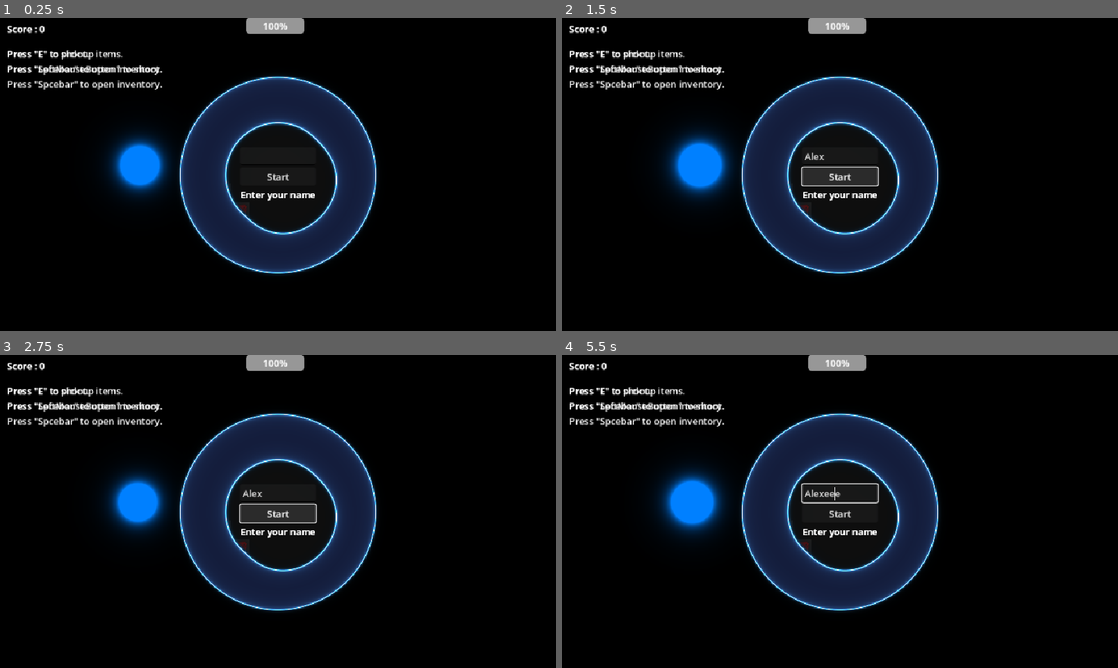
Above: before the commit, frames 1-4 (two rows, left to right).
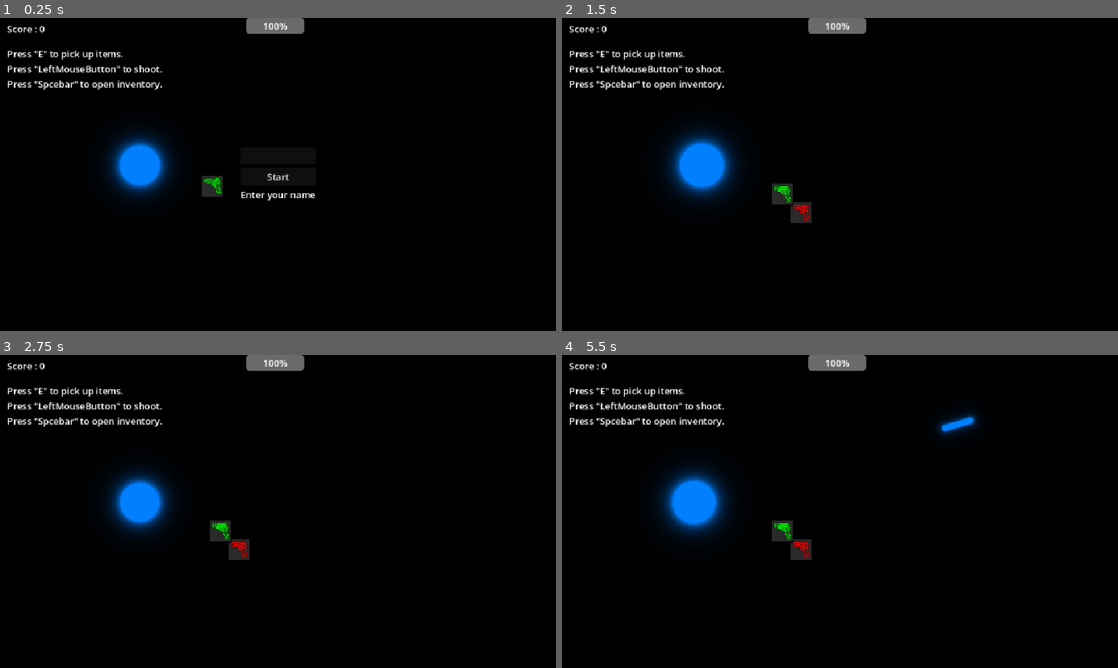
Above: after the commit, the same moments.

Repository: loco-choco/quantux-ui-experiment
Game: Godot game, scene res://scenes/main.tscn
Two runs of this game, one before a commit and one after it. Both use one fixed random seed, a clock stepped at 60 frames per second and the inputs below. The engine's default icon, where the game draws it, is replaced by a stand-in: a white triangle on a blue panel in a dark square.
Inputs (mouse positions are in pixels of both pictures, inside the frame that each line leads up to):
- Up to frame 1 (0.25 s): no input
- Up to frame 2 (1.5 s): click (840, 155) at 0.52 s; type "Alex" at 0.6 s; click "Start" at 1.25 s
- Up to frame 3 (2.75 s): click (278, 514) at 2 s, where only the run before the commit has a clickable "Start"
- Up to frame 4 (5.5 s): click (840, 514) at 2.75 s, where only the run before the commit has a clickable "Start"; tap E (pickup_item) at 3.5, 4.25, 4.35, 5 s; move the mouse to (962, 495) at 3.52 s; hold Tab (hud_toggle_quick_inv) 3.53-4.28 s; click (962, 495) at 3.67 s; move the mouse to (728, 527) at 4.27 s; click (728, 527) at 4.42 s; move the mouse to (895, 442) at 5.02 s; tap Left (player_move_x_neg) at 5.1 s; click (895, 442) at 5.17 s

The runs differ from the first frame. In frame 1, 14% of the frame differs, in the area x 1-68%, y 0-83%; in frame 2, 16%; in frame 3, 16%; in frame 4, 15%.
Error before the commit: Parse Error: Function "_on_player_health_changed" has the same name as a previously declared function. (res://scripts/main.gd:86)

Commit message:
Bigass merge

Diff:
--- a/scenes/main.tscn
+++ b/scenes/main.tscn
@@ -144,13 +144,6 @@
 wait_time = 4.0
 autostart = true
 
-[node name="Score" type="Label" parent="."]
-offset_left = 12.0
-offset_top = 7.0
-offset_right = 156.0
-offset_bottom = 50.0
-text = "Score : 0"
-
 [node name="Loot" type="Node2D" parent="."]
 
 [node name="BigShot" type="Timer" parent="."]
@@ -171,92 +164,12 @@
 
 [node name="6" parent="Bullets" instance=ExtResource("8_5vw27")]
 
-[node name="KeyInstructions" type="Label" parent="."]
-offset_left = 12.0
-offset_top = 50.0
-offset_right = 280.0
-offset_bottom = 99.0
-text = "Press \"E\" to shoot.
-Press \"Spcebar\" to open inventory."
-
-[node name="CanvasLayer" type="CanvasLayer" parent="."]
-process_mode = 3
-
-[node name="StartScreen" type="Control" parent="CanvasLayer"]
-layout_mode = 3
-anchors_preset = 15
-anchor_right = 1.0
-anchor_bottom = 1.0
-grow_horizontal = 2
-grow_vertical = 2
-
-[node name="CenterContainer" type="CenterContainer" parent="CanvasLayer/StartScreen"]
-layout_mode = 1
-anchors_preset = 15
-anchor_right = 1.0
-anchor_bottom = 1.0
-grow_horizontal = 2
-grow_vertical = 2
-
-[node name="VBoxContainer" type="VBoxContainer" parent="CanvasLayer/StartScreen/CenterContainer"]
-layout_mode = 2
-
-[node name="NameInput" type="LineEdit" parent="CanvasLayer/StartScreen/CenterContainer/VBoxContainer"]
-layout_mode = 2
-
-[node name="StartButton" type="Button" parent="CanvasLayer/StartScreen/CenterContainer/VBoxContainer"]
-layout_mode = 2
-text = "Start"
-
-[node name="Label" type="Label" parent="CanvasLayer/StartScreen/CenterContainer/VBoxContainer"]
-layout_mode = 2
-text = "Enter your name"
-
-[node name="GameOverScreen" type="Control" parent="CanvasLayer"]
-visible = false
-layout_mode = 3
-anchors_preset = 15
-anchor_right = 1.0
-anchor_bottom = 1.0
-grow_horizontal = 2
-grow_vertical = 2
-
-[node name="CenterContainer" type="CenterContainer" parent="CanvasLayer/GameOverScreen"]
-layout_mode = 1
-anchors_preset = 15
-anchor_right = 1.0
-anchor_bottom = 1.0
-grow_horizontal = 2
-grow_vertical = 2
-
-[node name="VBoxContainer" type="VBoxContainer" parent="CanvasLayer/GameOverScreen/CenterContainer"]
-layout_mode = 2
-
-[node name="FinalScoreLabel" type="Label" parent="CanvasLayer/GameOverScreen/CenterContainer/VBoxContainer"]
-layout_mode = 2
-text = "Final Score:"
-
-[node name="RestartButton" type="Button" parent="CanvasLayer/GameOverScreen/CenterContainer/VBoxContainer"]
-layout_mode = 2
-text = "Try again!"
-
-[node name="HealthBar" type="ProgressBar" parent="CanvasLayer"]
-anchors_preset = 5
-anchor_left = 0.5
-anchor_right = 0.5
-offset_left = -55.0
-offset_right = 45.0
-offset_bottom = 27.0
-grow_horizontal = 2
-max_value = 50.0
-value = 50.0
-
 [connection signal="item_collected" from="Player" to="HUD" method="_on_player_item_collected"]
 [connection signal="item_dropped" from="HUD/Inventory" to="Player" method="_on_inventory_item_dropped"]
 [connection signal="item_returned" from="HUD/Inventory" to="Player" method="_on_inventory_item_returned"]
 [connection signal="quick_inventory_update" from="HUD/Inventory" to="HUD/QuickInventory" method="update_radial_inventory"]
-
 [connection signal="side_weapon_slot_update" from="HUD/Inventory" to="Player" method="on_side_weapon_change"]
 [connection signal="weapon_slot_update" from="HUD/Inventory" to="Player" method="on_weapon_change"]
+[connection signal="pressed" from="HUD/StartScreen/CenterContainer/VBoxContainer/StartButton" to="." method="_on_start_button_pressed"]
 [connection signal="timeout" from="SpawnNewEnemy" to="." method="_on_spawn_new_enemy_timeout"]
 [connection signal="timeout" from="BigShot" to="." method="_on_big_shot_timeout"]
--- a/scripts/enemy.gd
+++ b/scripts/enemy.gd
@@ -7,6 +7,7 @@
 var force_color_index: int = 0 # -1 means "Random", 0=Red, 1=Green, 2=Blue
 @export var follow_speed := 80.
 @onready var hp := 3
+@export var inventory : Inventory
 signal died
 signal wrong_color
 
@@ -63,7 +64,7 @@
 		died.emit(self)
 
 func _on_area_2d_area_entered(area: Area2D) -> void:
-	if isDead: return
+	if isDead or not area.get_parent().visible: return
 
 	var target = area
 	if target.get_parent().has_method("take_damage"):
--- a/scripts/main.gd
+++ b/scripts/main.gd
@@ -83,9 +83,6 @@
 	if has_node("Player"):
 		$Player.set_weapon_color(weapon_data)
 
-func _on_player_health_changed(new_value: int) -> void:
-	health_bar.value = new_value
-
 func _player_has_weapon_color(color: String) -> bool:
 	if not has_node("HUD/Inventory"):
 		return false
@@ -189,7 +186,7 @@
 	LogInput.start_logging(player_name)
 	if has_node("HUD/Inventory"):
 		var inventory = $HUD/Inventory
-		LogInventory.start_logging(player_name, inventory)
+		#LogInventory.start_logging(player_name, inventory)
 	score = 0
 	score_label.text = "Score : 0"
 	start_screen.visible = false
@@ -199,7 +196,7 @@
 func game_over() -> void:
 	get_tree().paused = true
 	LogInput.stop_logging(str(score))
-	LogInventory.stop_logging()
+	#LogInventory.stop_logging()
 	game_over_screen.visible = true
 	final_score_label.text = "Final Score: [" + name_input.text + "] " + str(score)
 
--- a/scripts/ui/inventory/inventory.gd
+++ b/scripts/ui/inventory/inventory.gd
@@ -88,7 +88,7 @@
 	dropped_item.item_data = inv_item.data
 	inv_item.queue_free()
 	slot.clear_item()
-	LogInventory.log_inventory_state("DROP_ITEM: %s" % inv_item.data.name)
+	#LogInventory.log_inventory_state("DROP_ITEM: %s" % inv_item.data.name)
 	item_dropped.emit(dropped_item)
 
 func add_item(item: Item) -> bool:
@@ -103,10 +103,10 @@
 		item_returned.emit(item)
 	else:
 		item.queue_free()
-		LogInventory.log_inventory_state("ADD_ITEM: %s" % item_data.name)
+		#LogInventory.log_inventory_state("ADD_ITEM: %s" % item_data.name)
 	return success
 
-func get_bagged_items() -> Array[InventoryItem]:
+func get_bagged_items() -> Array:
 	var lambda = func (i: InventoryItem) -> ItemData:
 		return i.data
 	return bag_grid.get_items().map(lambda)
--- a/scripts/ui/inventory/inventory_slot.gd
+++ b/scripts/ui/inventory/inventory_slot.gd
@@ -118,7 +118,7 @@
 			s.item_in_slot = item
 			s.item_slot_pos = slots_used[s]
 		item_slot_update.emit(item)
-		LogInventory.log_inventory_state("SET_ITEM: %s at pos %s" % [item.data.name, pos])
+		#LogInventory.log_inventory_state("SET_ITEM: %s at pos %s" % [item.data.name, pos])
 	return can_set
 
 func _set_item_recursive(item: InventoryItem, x: int, y: int, tested: Dictionary[InventorySlot, Vector2i]) -> bool:
@@ -165,7 +165,7 @@
 	var item_name = item_in_slot.data.name
 	_clear_item_recursive(item_in_slot)
 	item_slot_update.emit(null)
-	LogInventory.log_inventory_state("CLEAR_ITEM: %s" % item_name)
+	#LogInventory.log_inventory_state("CLEAR_ITEM: %s" % item_name)
 
 func _clear_item_recursive(item: InventoryItem) -> void:
 	if item_in_slot != item:
